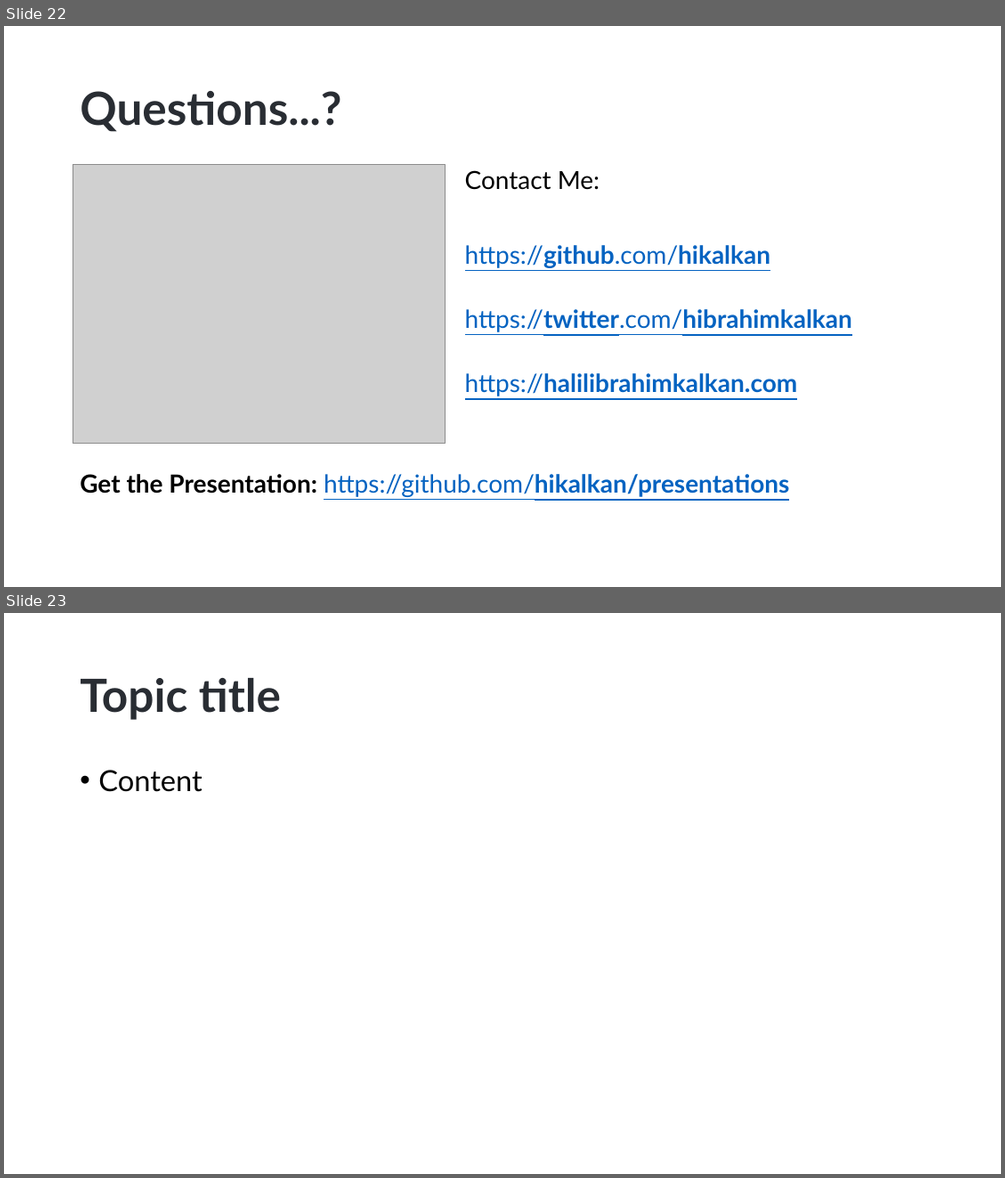
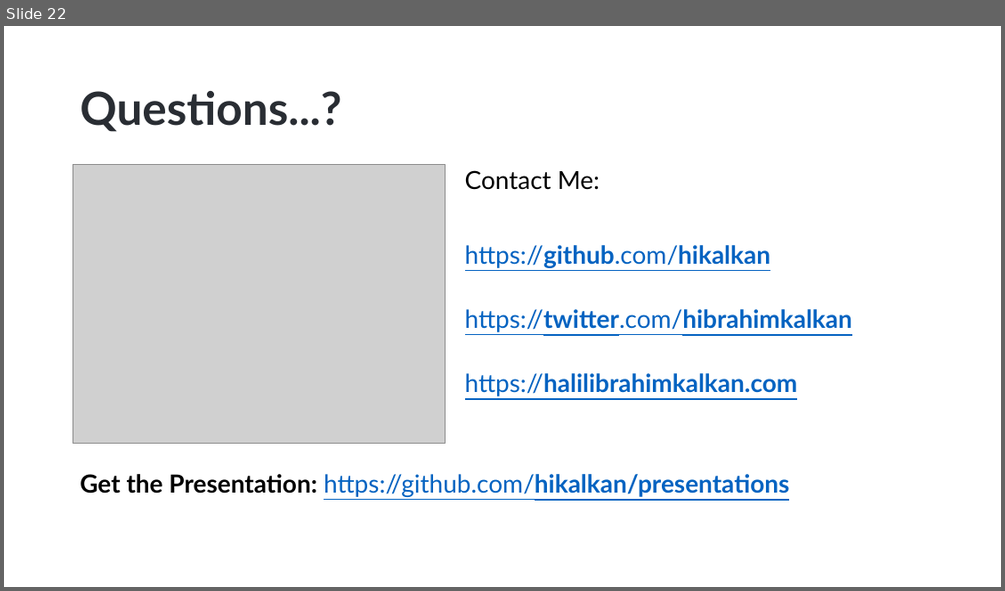
Before and after one commit to hikalkan/presentations, a slide deck: 2023-01-17 Dotnet Foundation Summit 2023/ABP Multi-Tenancy.pptx. Shown one above the other, each under a label of ours: slides 22 and 23 before the commit, slide 22 after it. The pictures are 1005x1178 and 1005x591 pixels, drawn with LibreOffice and Linux fonts; fonts in the diff are those of the drawing; grey boxes stand for pictures; background and template pictures are left out. Boxes give left, top, right and bottom in pixels: in the first picture for what was removed or moved away, otherwise in the second. Text is boxed around its words. In the diff, an @@ line names an element or a change of style, - is before the commit and + after.

```diff
--- a/2023-01-17 Dotnet Foundation Summit 2023/ABP Multi-Tenancy.pptx
+++ b/2023-01-17 Dotnet Foundation Summit 2023/ABP Multi-Tenancy.pptx
@@ slide 23 removed at [4,613,1001,1174], background picture (left out) @@
@@ title removed at [80,678,281,720] @@
-Topic title
@@ text removed at [98,770,202,792] @@
-• Content
```
